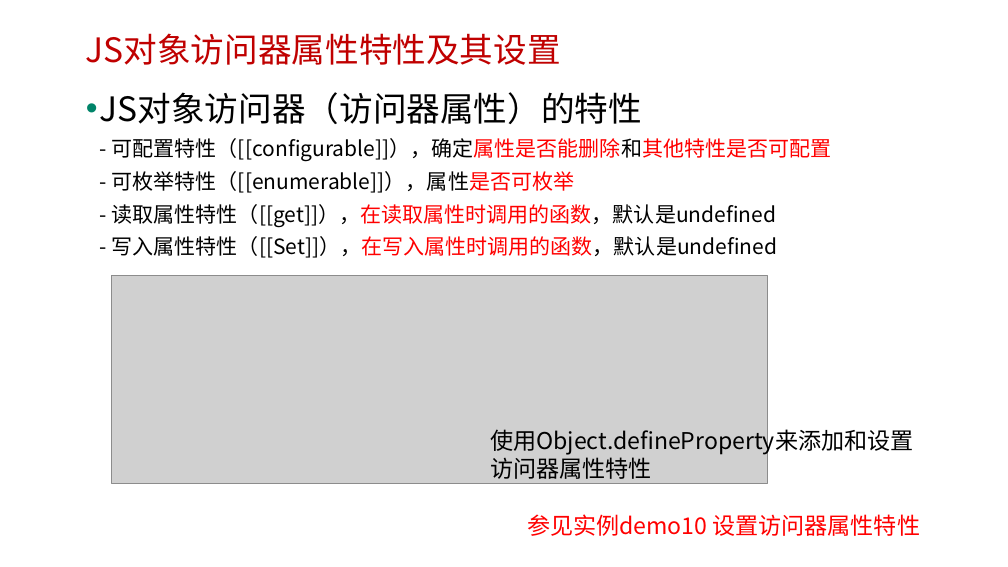
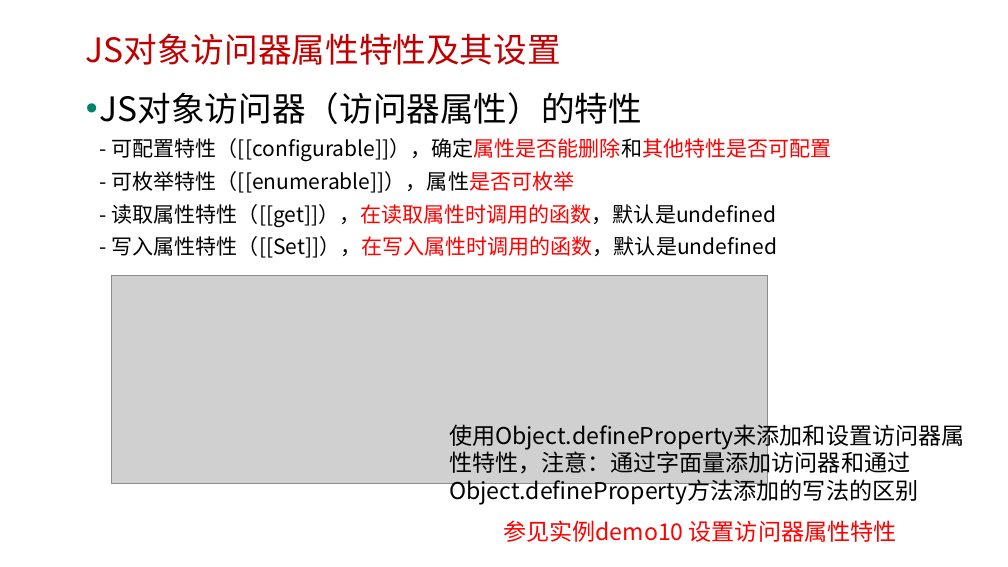
Before and after one commit to edu2act/course-javascript-advanced, a slide deck: slide 24 of 课程PPT/06.JavaScript对象.pptx. Drawn at 1008x567 pixels with LibreOffice and Linux fonts; fonts in the diff are those of the drawing; grey boxes stand for pictures; background and template pictures are left out. Boxes give left, top, right and bottom in pixels: in the first picture for what was removed or moved away, otherwise in the second. Text is boxed around its words. In the diff, an @@ line names an element or a change of style, - is before the commit and + after.

```diff
--- a/课程PPT/06.JavaScript对象.pptx
+++ b/课程PPT/06.JavaScript对象.pptx
@@ text at box(449, 420, 964, 505): text changed @@
-使用Object.defineProperty来添加和设置
-访问器属性特性
+使用Object.defineProperty来添加和设置访问器属性特性，注意：通过字面量添加访问器和通过Object.defineProperty方法添加的写法的区别
@@ text "参见实例demo10 设置访问器属性特性": place and size @@
-text "参见实例demo10 设置访问器属性特性" at box(527, 514, 921, 536)
+text "参见实例demo10 设置访问器属性特性" at box(503, 520, 897, 542)
```
Also in this commit, not shown: 7 other slides changed, 2 slides added, 10 other files.
